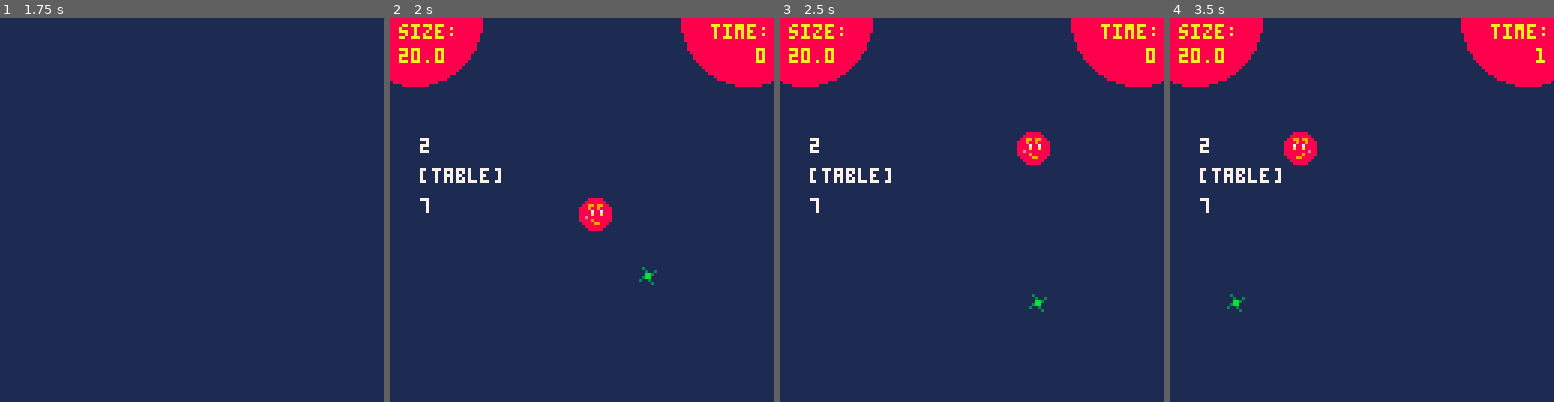
Above: before the commit, frames 1-4 (left to right).
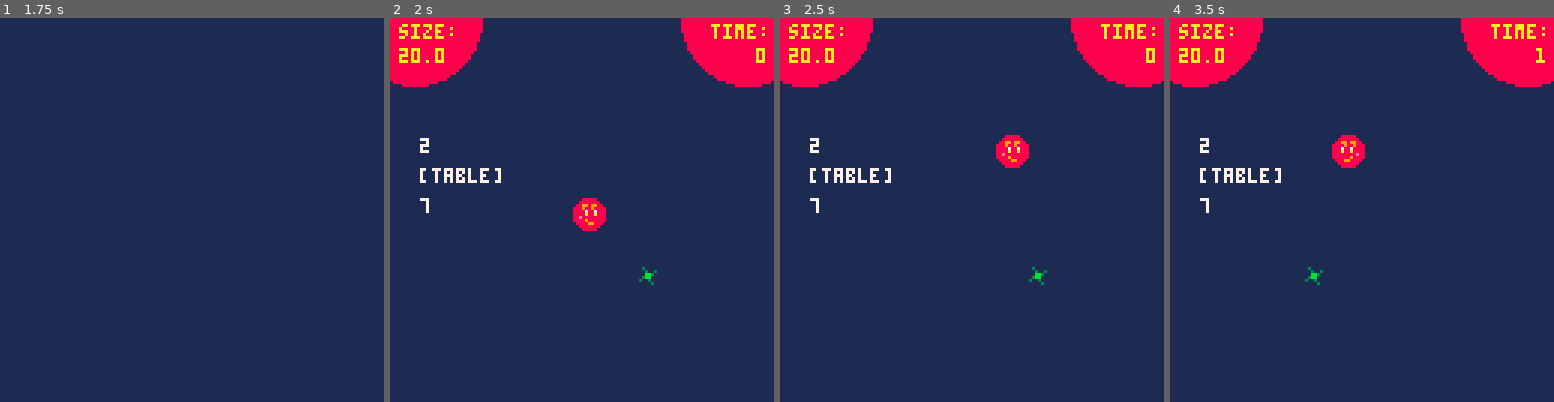
Above: after the commit, the same moments.

Repository: acmcpheron02/beeg
Game: PICO-8 cartridge beeg.p8
Same seed, same stepped clock (60 frames per second), same inputs: the game is played once before the commit and once after it.
Inputs:
- Up to frame 1 (1.75 s): tap X (X key) at 0.33, 1.07 s; hold Right from 1.6 s (still down)
- Up to frame 2 (2 s): keep holding Right; tap X (X key) at 1.85 s
- Up to frame 3 (2.5 s): release Right at 2.1 s; hold Up 2.15-2.42 s; hold Right from 2.47 s (still down)
- Up to frame 4 (3.5 s): tap X (X key) at 2.97 s; release Right at 3.03 s; hold Left from 3.08 s (still down)

Frame 1 is identical in both runs. In frame 2, 0.4% of the frame differs, in the area x 47-58%, y 46-56%; in frame 3, 1.1%; in frame 4, 1.3%, in the area x 14-51%, y 29-77%.

Commit message:
adjusted speeds

Diff:
--- a/beeg.p8
+++ b/beeg.p8
@@ -208,7 +208,7 @@
     p.size = 2 + flr((p.mass - p.base_mass)/4)
   end
   function p.set_accel()
-    local accel = mid(5, p.base_accel - (p.mass - p.base_mass)/10, 0.5)
+    local accel = mid(2, p.base_accel - (p.mass - p.base_mass)/10, 0.25)
     p.accel = accel
     return accel
   end
@@ -233,10 +233,10 @@
   p.x_speed = 0
   p.y_speed = 0
   p.mass = 20.0
-  p.base_accel = 1.2
+  p.base_accel = 0.6
   p.base_friction = .45
   p.base_mass = 20
-  p.max_speed = 4
+  p.max_speed = 3
   p.stop_under = 0.05
   p.size = 2
   p.accel = 0
